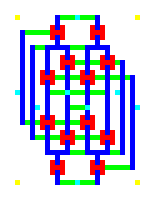
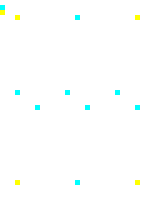
Layer changes from the first 155×200 image to the second:
painted on "Cover" over [0, 5, 5, 15]
hid "Top", painted on it over [0, 5, 135, 185]
hid "Membrane", painted on it over [0, 5, 135, 185]
hid "Wells", painted on it over [0, 5, 135, 185]
hid "Bottom", painted on it over [0, 5, 135, 185]
